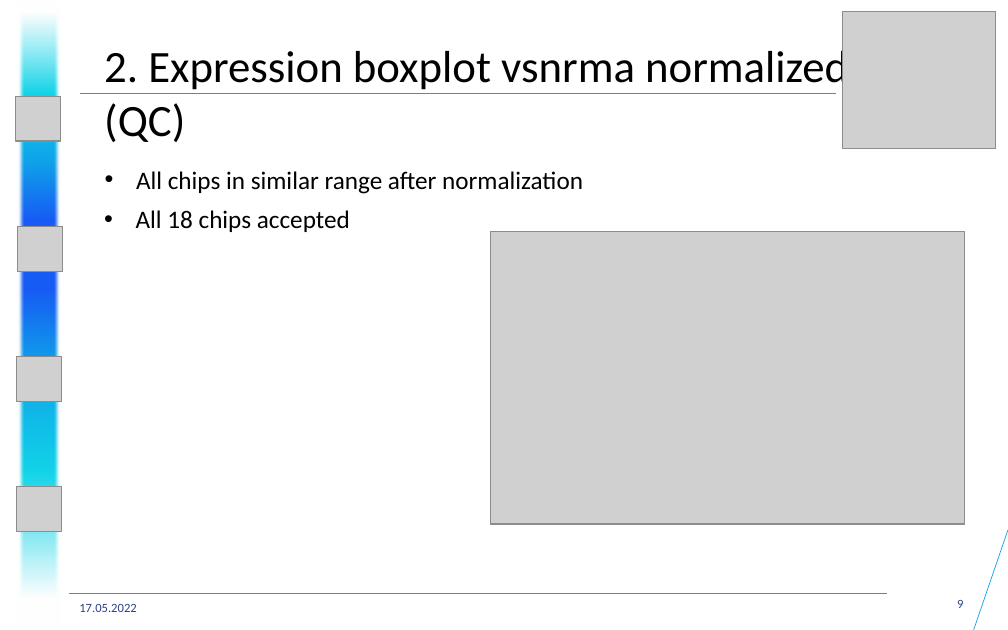
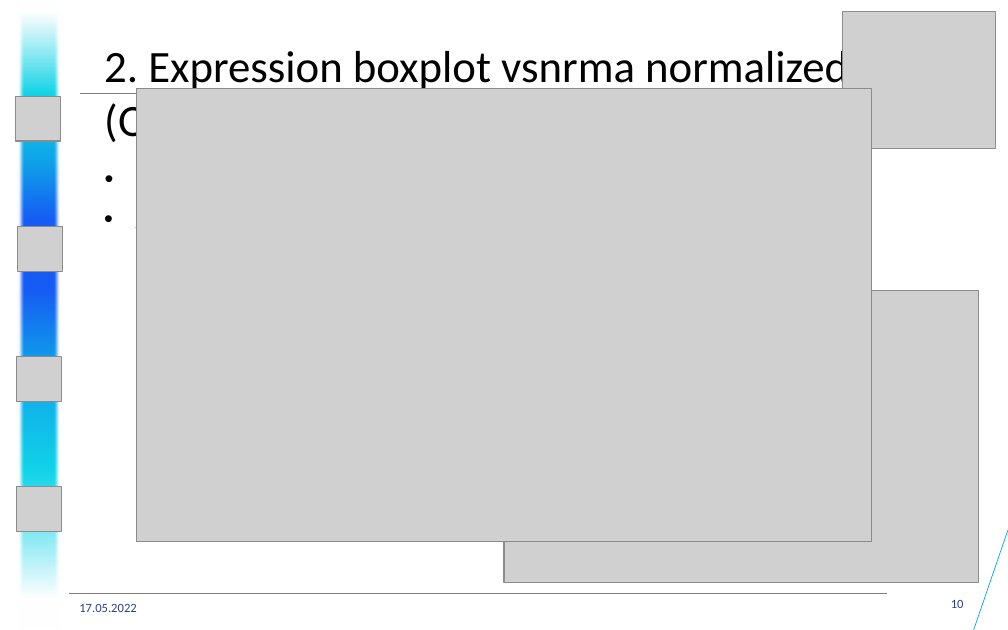
Before and after one commit to datascience-mobi-2022/2022-topic-04-team-01, a slide deck: slide 10 of Presentations/Project Proposal/Project Proposal Presentation Structure+.pptx (slide 9 before the commit). Drawn at 1008x630 pixels with LibreOffice and Linux fonts; fonts in the diff are those of the drawing; grey boxes stand for pictures. Boxes give left, top, right and bottom in pixels: in the first picture for what was removed or moved away, otherwise in the second. Text is boxed around its words. In the diff, an @@ line names an element or a change of style, - is before the commit and + after.

```diff
--- a/Presentations/Project Proposal/Project Proposal Presentation Structure+.pptx
+++ b/Presentations/Project Proposal/Project Proposal Presentation Structure+.pptx
@@ picture added at bbox=[136, 89, 871, 542] @@
@@ picture: place and size @@
-picture at bbox=[491, 232, 965, 524]
+picture at bbox=[504, 290, 978, 583]
@@ page number at bbox=[951, 600, 964, 608]: text changed @@
-9
+10
```
Also in this commit, not shown: 2 slides added.
